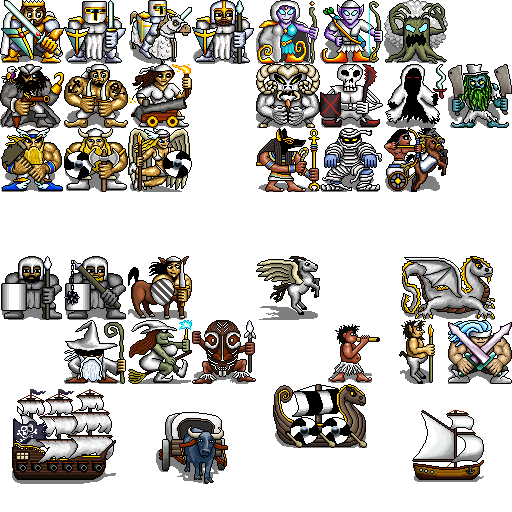
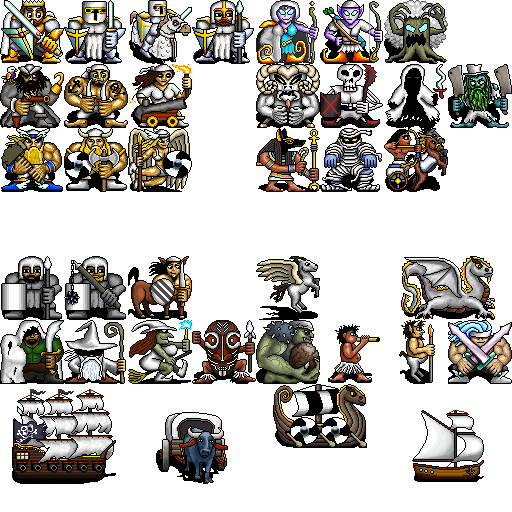
The second 512x512 image is a revision of the first. Changes to its layers:
painted on "Colour" over [0, 321, 313, 383]
painted on "Detail" over [0, 320, 320, 384]
"Shadow": opacity 50% → 100%, painted on it over [0, 29, 500, 484]
